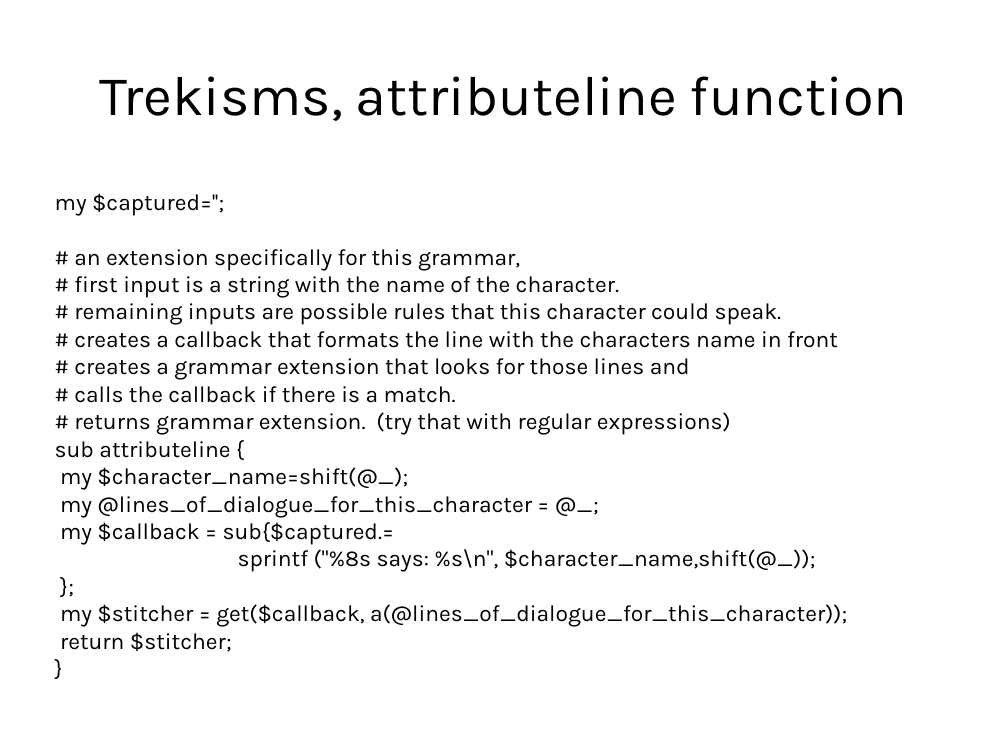
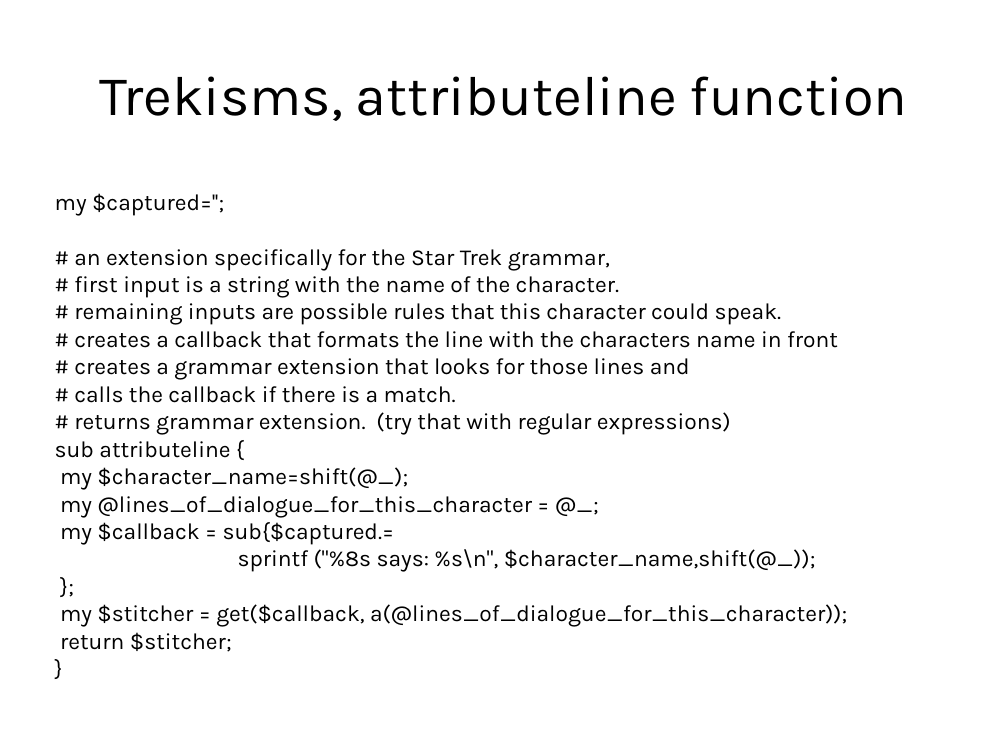
Before and after one commit to gitpan/Parse-Gnaw, a slide deck: slide 88 of slideshow/gnaw_slides.odp (slide 86 before the commit). Drawn at 1008x756 pixels with LibreOffice and Linux fonts; fonts in the diff are those of the drawing. Boxes give left, top, right and bottom in pixels: in the first picture for what was removed or moved away, otherwise in the second. Text is boxed around its words. In the diff, an @@ line names an element or a change of style, - is before the commit and + after.

```diff
--- a/slideshow/gnaw_slides.odp
+++ b/slideshow/gnaw_slides.odp
@@ text at bbox=[74, 249, 610, 271]: text changed @@
-# an extension specifically for this grammar,
+# an extension specifically for the Star Trek grammar,
```
Also in this commit, not shown: 8 other slides changed, 2 slides added, 3 other files.
